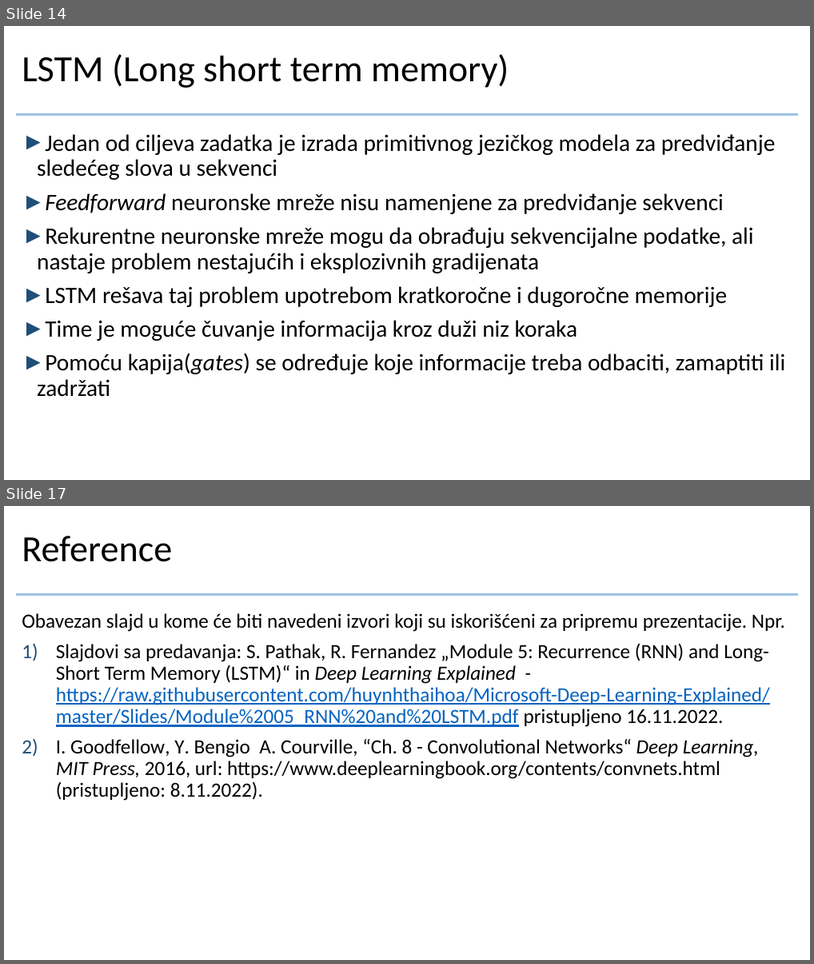
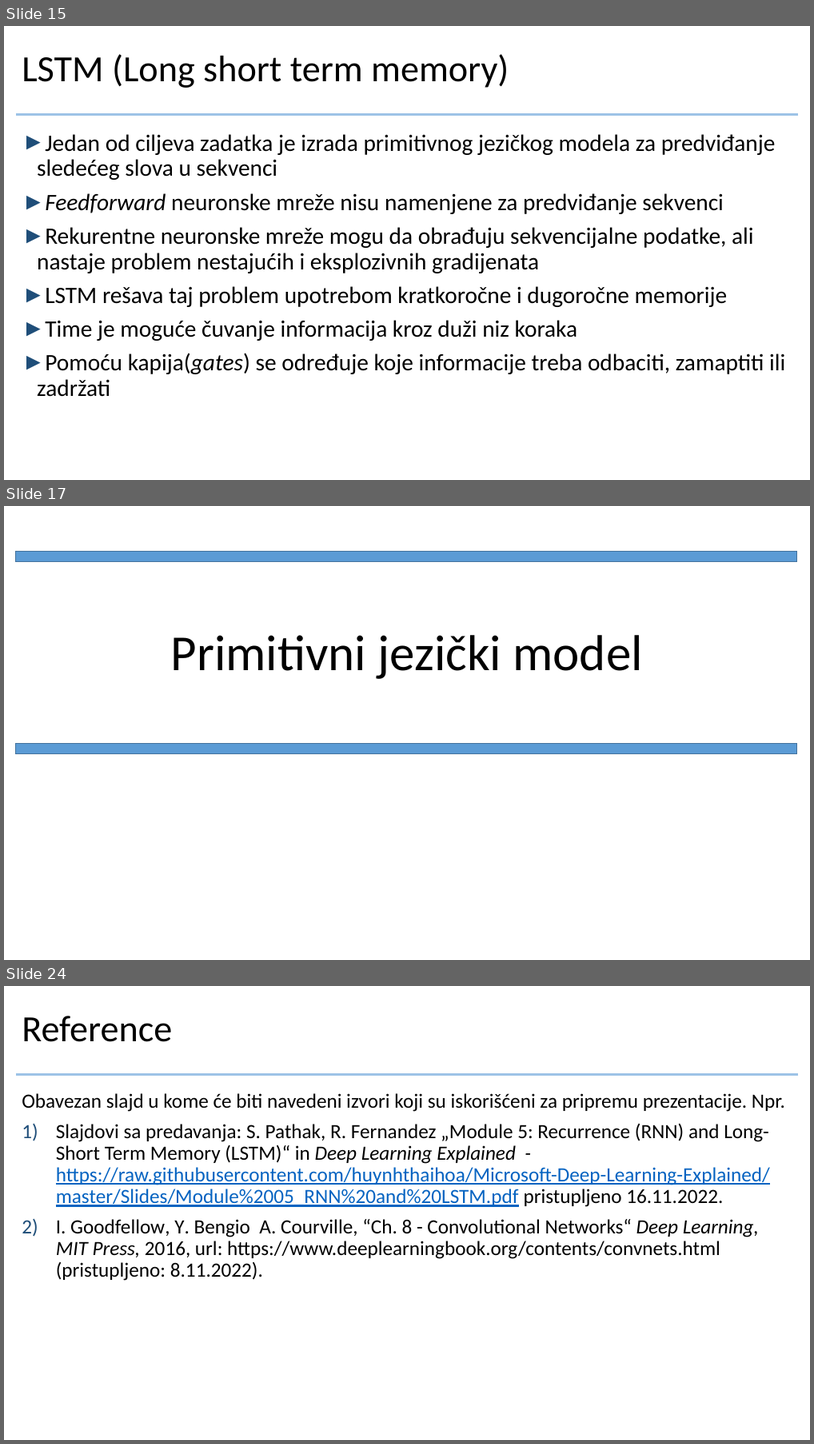
Before and after one commit to crnicavic/dumbgrad, a slide deck: doc/prezentacija.pptx. Shown one above the other, each under a label of ours: slides 14 and 17 before the commit, slides 15, 17 and 24 after it; the slides between them are not shown. The pictures are 814x964 and 814x1444 pixels, drawn with LibreOffice and Linux fonts; fonts in the diff are those of the drawing; background and template pictures are left out. Boxes give left, top, right and bottom in pixels: in the first picture for what was removed or moved away, otherwise in the second. Text is boxed around its words. In the diff, an @@ line names an element or a change of style, - is before the commit and + after.

```diff
--- a/doc/prezentacija.pptx
+++ b/doc/prezentacija.pptx
@@ slide 17 added at bbox=[4, 506, 810, 960], background #FFFFFF @@
@@ rectangle added at bbox=[15, 552, 797, 562], fill #5B9BD5, outline #43739E 1 pt @@
@@ title added at bbox=[171, 635, 642, 679], 60 pt, text #000000 @@
+Primitivni jezički model
@@ rectangle added at bbox=[15, 743, 797, 754], fill #5B9BD5, outline #43739E 1 pt @@
@@ what was slide 14 is now slide 15 @@
@@ what was slide 17 is now slide 24 @@
```
Also in this commit, not shown: 3 slides changed, 8 other slides added, 2 slides removed.
